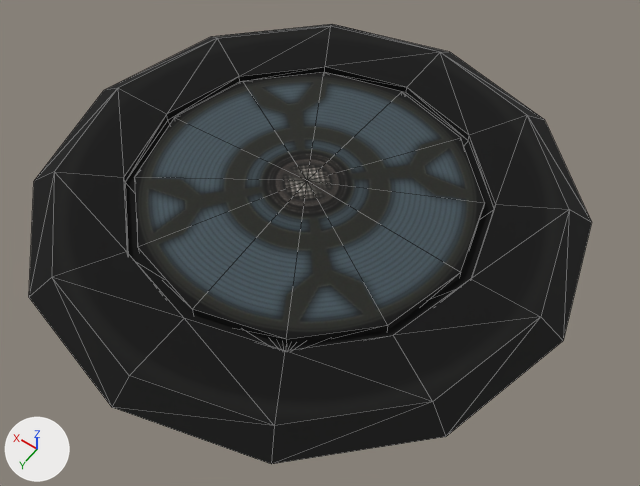
Renders of the glTF model packs/tribes2/config/AssetPacks/tribes2/t2_station_teleport.glb from each side of a commit.
Before and after are seen from a 50 mm camera at (-2.81, 3.76, 5.43) aimed at (-0.26, 0.2, -0.17). The axes (+X, +Y, +Z) are drawn at lower left. The lights are the same throughout. The older version comes first. Mesh edges are drawn as thin lines. Objects named as collision shapes, trigger or cutter boxes, shadow casters or lower levels of detail are left out. Where no turn or scale is listed for an object, it has been applied to the vertices.

Objects in the first picture: 'PadInner128', 'PadOuter128'.
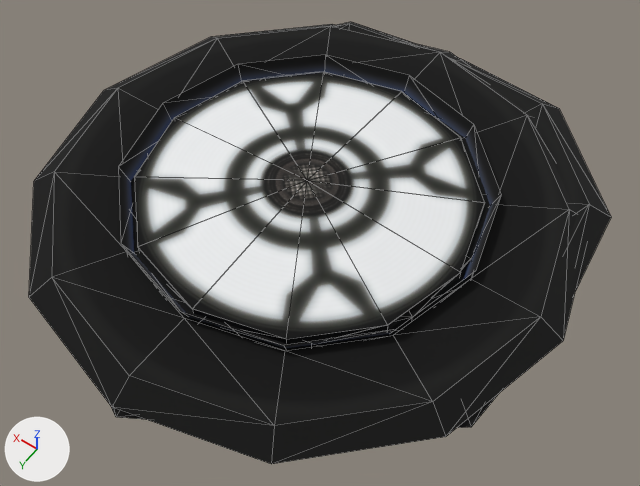
Pixel boxes (x1, y1, x2, y2) of what changed, in the pictures (640 x 486 px):
'PadInnerB128', now drawn
    after: (134, 72, 485, 343)
'Beam128', now drawn
    after: (118, 55, 501, 348)
'Hulkpad_128', now drawn (mostly hidden)
    after: (111, 22, 611, 428)
'PadInner128', unchanged, covered by the edit
    before: (134, 72, 485, 345)
    after: (138, 206, 484, 344)

The change, as a list of edits to the scene's bpy script:
```text
Add img_switchbeam:
    img_switchbeam = load_image('switchbeam', 't2_switchbeam.png', 32, 32, 'sRGB')
Add img_station_teleporter_activate:
    img_station_teleporter_activate = load_image('station_teleporter_activate', 't2_station_teleporter_activate.png', 256, 256, 'sRGB')
Add mat_switchbeam:
    mat_switchbeam = principled_material('switchbeam')
    mat_switchbeam.texture = img_switchbeam
    mat_switchbeam.roughness = 1.0
Add mat_station_teleporter_activate:
    mat_station_teleporter_activate = principled_material('station_teleporter_activate')
    mat_station_teleporter_activate.texture = img_station_teleporter_activate
    mat_station_teleporter_activate.roughness = 1.0
Add me_beam:
    me_beam.from_pydata(...)  # 24 vertices, 24 faces; spans x -1.51..1.51, y -0.25..0.0, z -1.51..1.51
    me_beam.materials.append(mat_switchbeam)  # picture img_switchbeam
Add me_padinnerb:
    me_padinnerb.from_pydata(...)  # 25 vertices, 36 faces; spans x -1.4..1.4, y -0.26..0.0, z -1.4..1.4
    me_padinnerb.materials.append(mat_station_teleporter_activate)  # picture img_station_teleporter_activate
Add me_hulkpad:
    me_hulkpad.from_pydata(...)  # 73 vertices, 118 faces; spans x -2.07..2.26, y -0.26..0.01, z -2.11..2.47
    me_hulkpad.materials.append(mat_station_inventory)  # picture img_station_inventory
Change ob_hulkpad_128:
    ob_hulkpad_128: bpy.data.objects.new('Hulkpad_128', None) -> bpy.data.objects.new('Hulkpad_128', me_hulkpad)
Change ob_padinnerb128:
    ob_padinnerb128: bpy.data.objects.new('PadInnerB128', None) -> bpy.data.objects.new('PadInnerB128', me_padinnerb)
Change ob_beam128:
    ob_beam128: bpy.data.objects.new('Beam128', None) -> bpy.data.objects.new('Beam128', me_beam)
```
